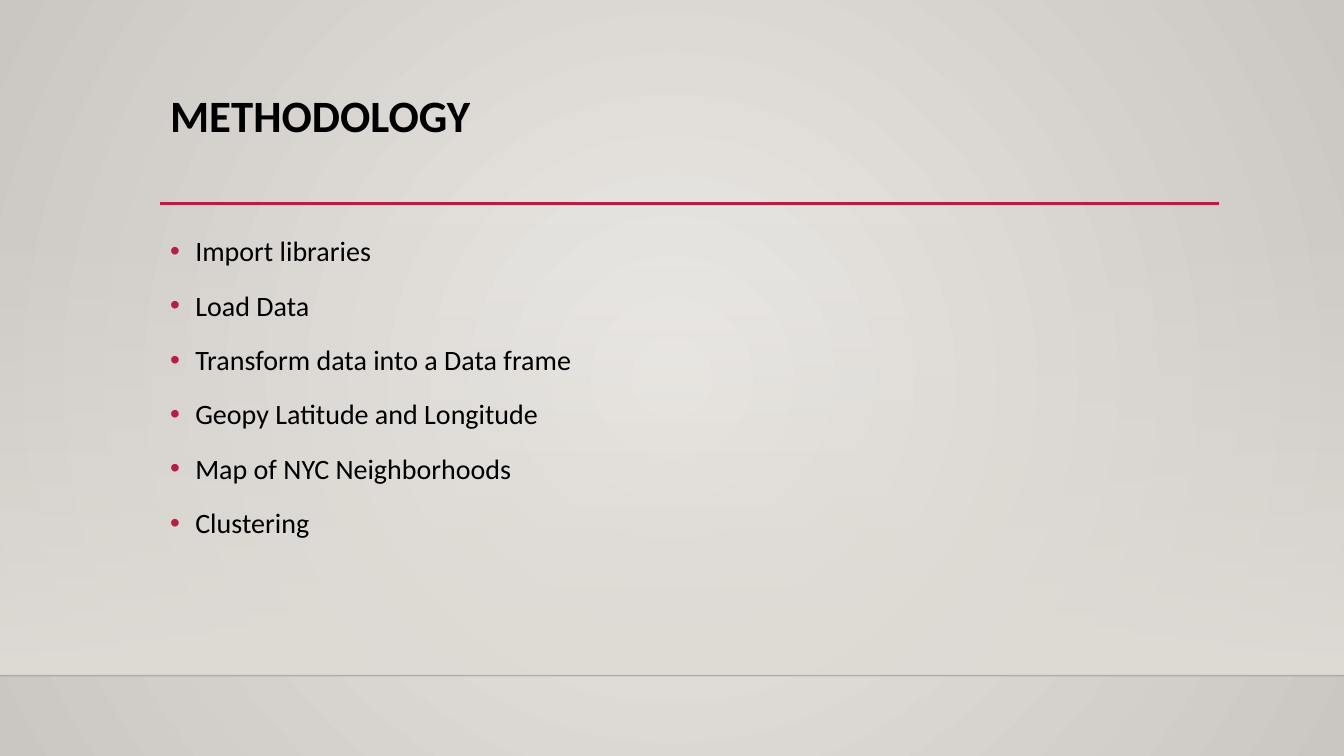
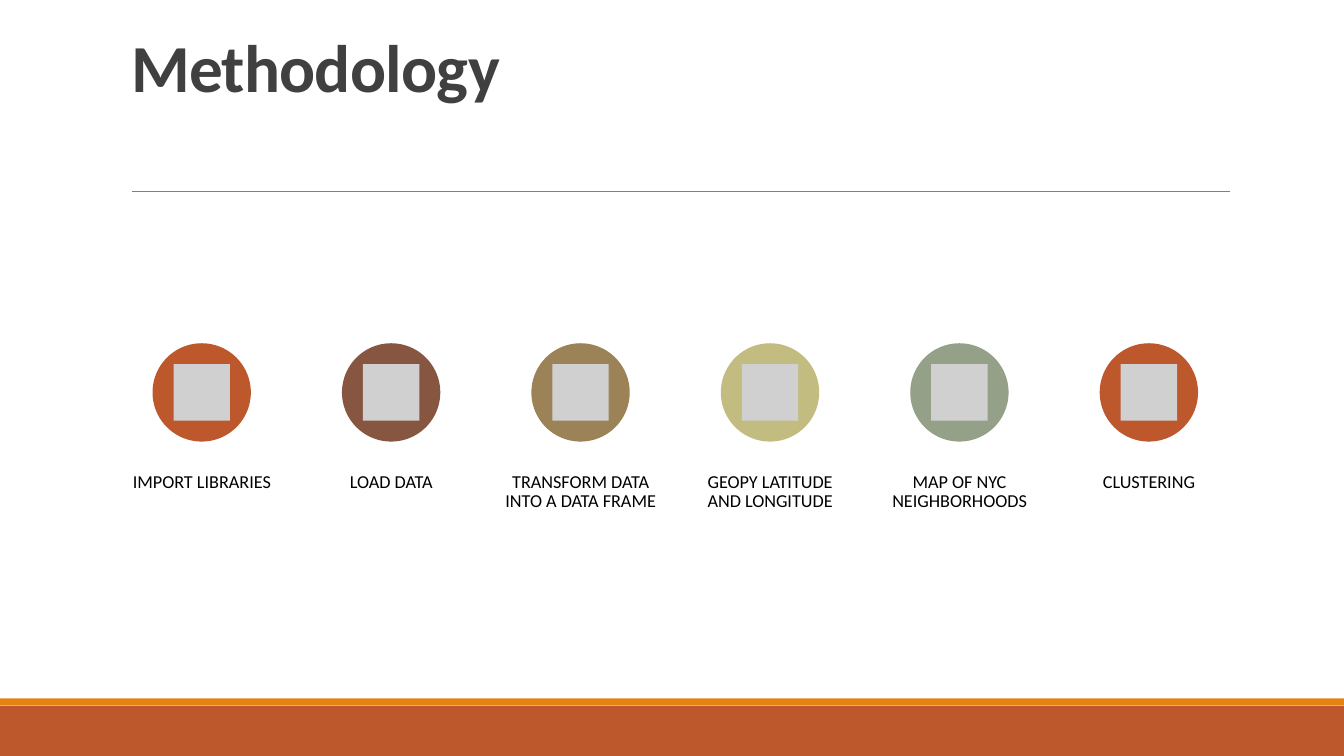
Before and after one commit to andresuru13/NewYorkNightLife, a slide deck: slide 6 of New york city night life clustering.pptx. Drawn at 1344x756 pixels with LibreOffice and Linux fonts; fonts in the diff are those of the drawing; grey boxes stand for pictures; background and template pictures are left out. Boxes give left, top, right and bottom in pixels: in the first picture for what was removed or moved away, otherwise in the second. Text is boxed around its words. In the diff, an @@ line names an element or a change of style, - is before the commit and + after.

```diff
--- a/New york city night life clustering.pptx
+++ b/New york city night life clustering.pptx
@@ background gradient #ECEAE7 to #CAC7C1 to #FFFFFF @@
@@ title "Methodology" at <box>131,45,500,104</box>: vertical alignment top to bottom @@
@@ title at <box>131,45,500,104</box>: text changed; size 32 to 48 pt; text colour #000000 to #404040 @@
-METHODOLOGY
+Methodology
@@ line moved from (160, 204) - (1220, 204) to (132, 192) - (1231, 192) @@
@@ line (132, 192) - (1231, 192): stroke #B71E42 2.5 pt to #808080 0.5 pt @@
@@ rectangle removed at <box>0,223,1344,676</box> @@
@@ text removed at <box>195,241,571,538</box> @@
-• Import libraries
-• Load Data
-• Transform data into a Data frame
-• Geopy Latitude and Longitude
-• Map of NYC Neighborhoods
-• Clustering
@@ group added at <box>133,344,1199,507</box>: 6 ellipses, 6 pictures, 6 texts @@
+IMPORT LIBRARIES
+LOAD DATA
+TRANSFORM DATA INTO A DATA FRAME
+GEOPY LATITUDE AND LONGITUDE
+MAP OF NYC NEIGHBORHOODS
+CLUSTERING
@@ line removed from (0, 676) to (1344, 676) @@
@@ rectangle added at <box>0,706,1344,756</box>, fill #BD582C @@
@@ rectangle added at <box>0,699,1344,706</box>, fill #E48312 @@
```
Also in this commit, not shown: 8 other slides changed.
